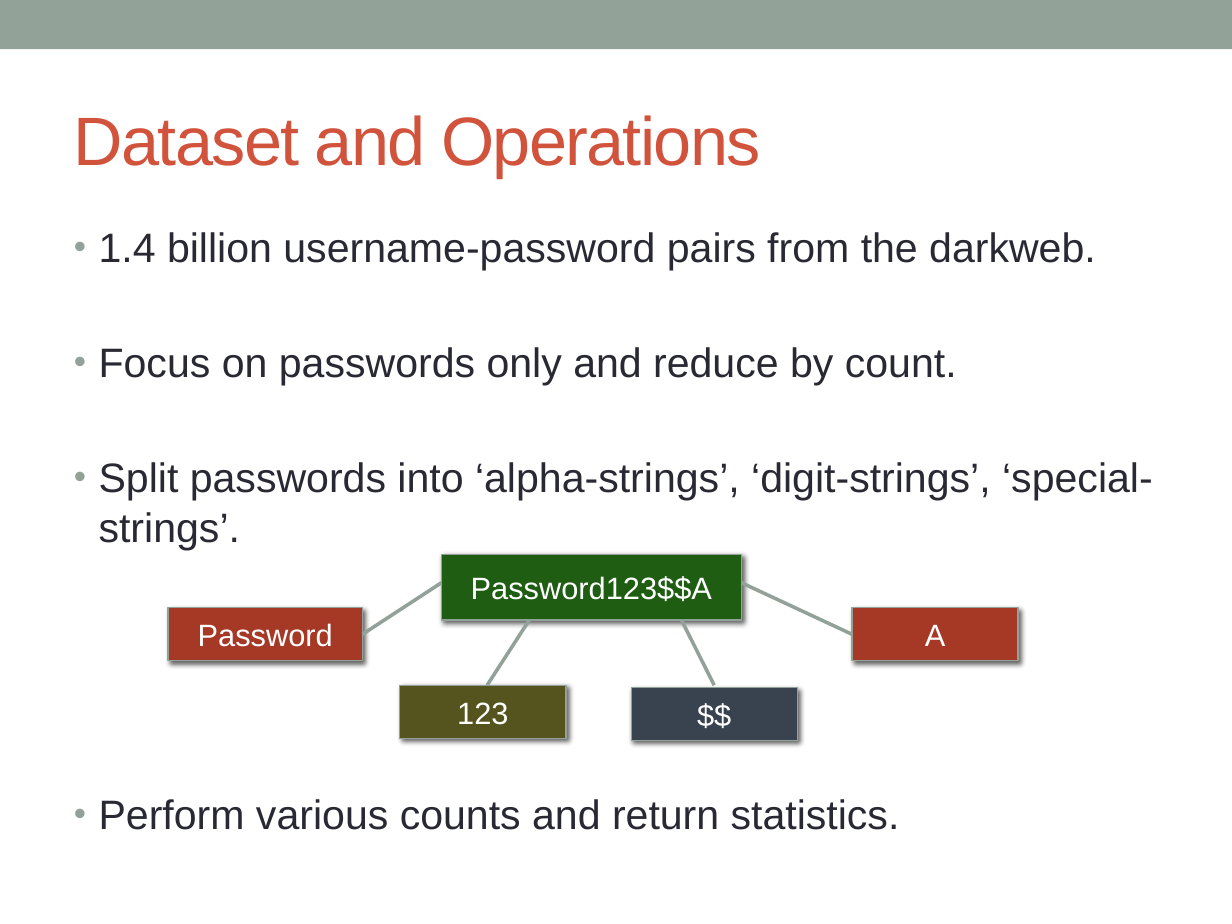
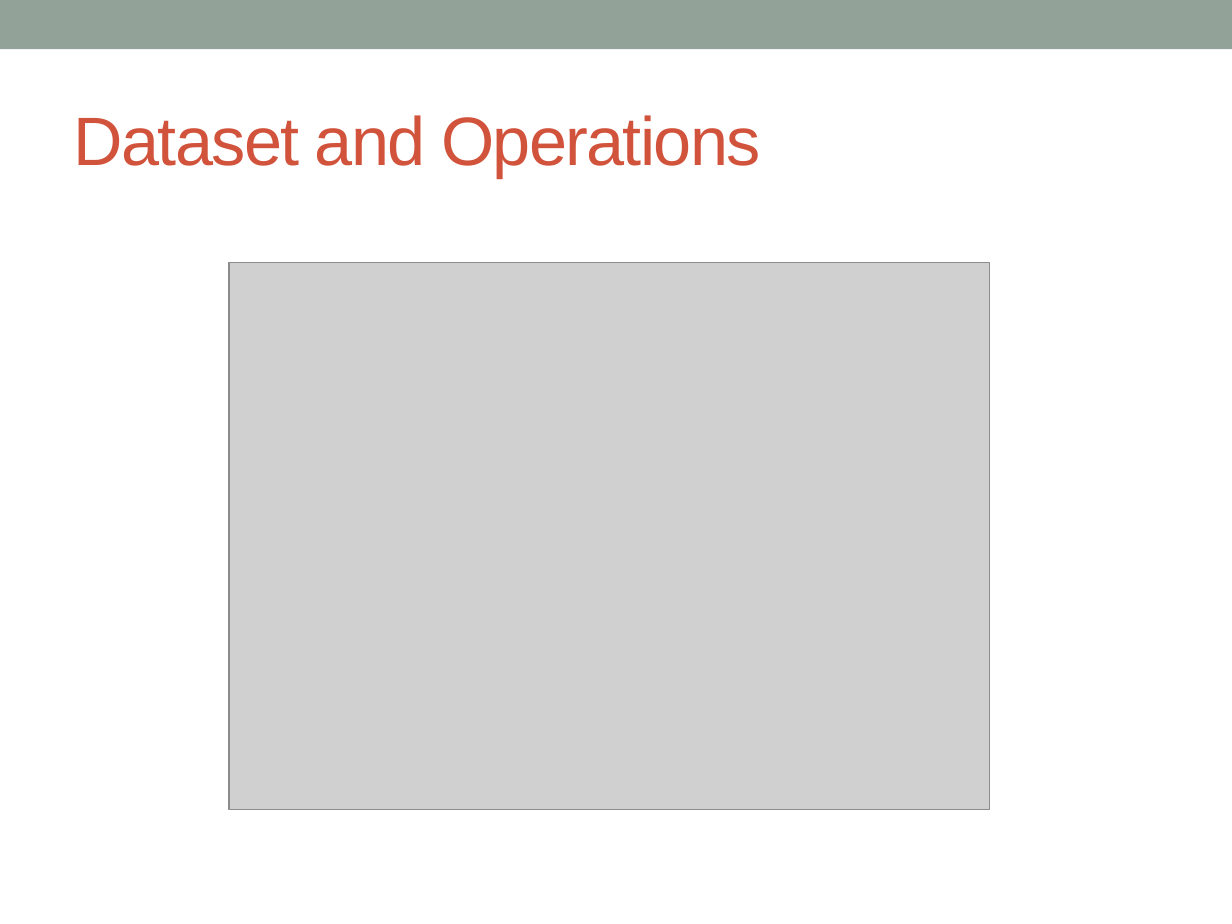
Before and after one commit to ldsa-project-g2/passwords, a slide deck: slide 3 of presentation/group_presentation.pptx. Drawn at 1232x924 pixels with LibreOffice and Linux fonts; fonts in the diff are those of the drawing; grey boxes stand for pictures. Boxes give left, top, right and bottom in pixels: in the first picture for what was removed or moved away, otherwise in the second. Text is boxed around its words. In the diff, an @@ line names an element or a change of style, - is before the commit and + after.

```diff
--- a/presentation/group_presentation.pptx
+++ b/presentation/group_presentation.pptx
@@ text removed at (99,232,1153,830) @@
-• 1.4 billion username-password pairs from the darkweb.
-• Focus on passwords only and reduce by count.
-• Split passwords into ‘alpha-strings’, ‘digit-strings’, ‘special-strings’.
-• Perform various counts and return statistics.
@@ picture added at (229,262,989,809) @@
@@ rectangle removed at (441,554,742,620) @@
-Password123$$A
@@ line removed from (362, 634) to (441, 583) @@
@@ line removed from (853, 634) to (742, 583) @@
@@ rectangle removed at (168,607,362,660) @@
-Password
@@ line removed from (487, 685) to (530, 620) @@
@@ line removed from (715, 685) to (681, 620) @@
@@ rectangle removed at (853,607,1019,660) @@
-A
@@ rectangle removed at (400,685,567,738) @@
-123
@@ rectangle removed at (631,687,797,740) @@
-$$
```
Also in this commit, not shown: 2 other slides changed, 2 slides added, 2 slides removed.
